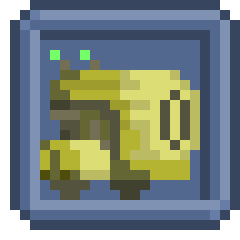
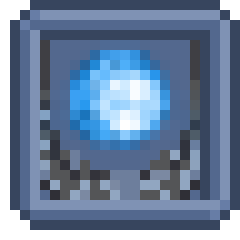
The second 240x240 image is a revision of the first. Changes to its layers:
added layer "Pasted Layer #52" above "Pasted Layer #51" over 40, 40, 200, 200
hid "Pasted Layer #51" over 40, 50, 200, 200
